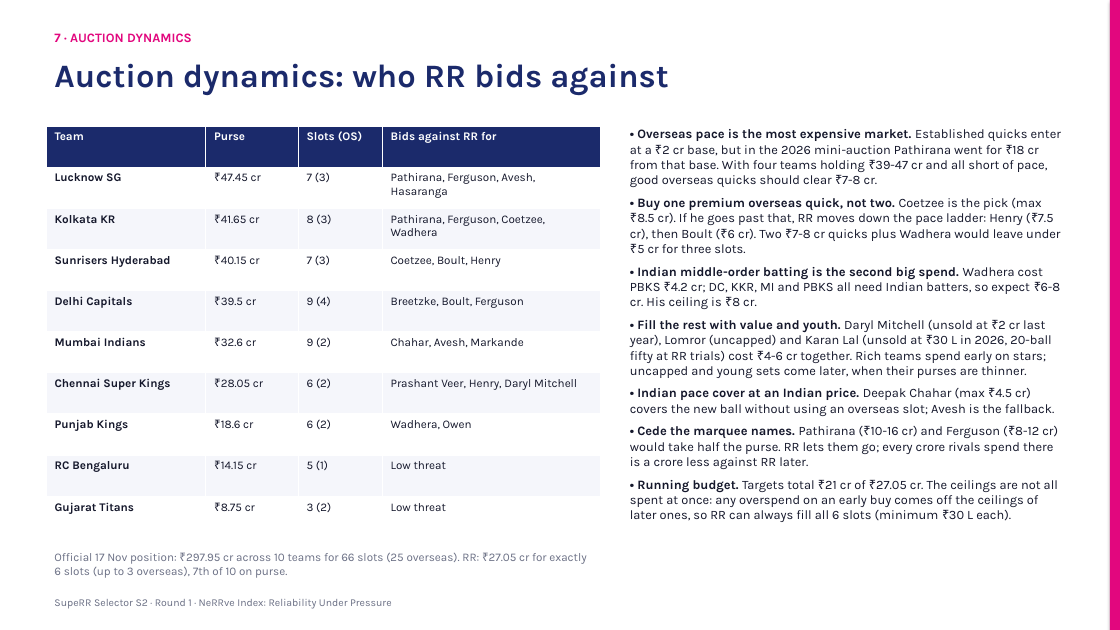
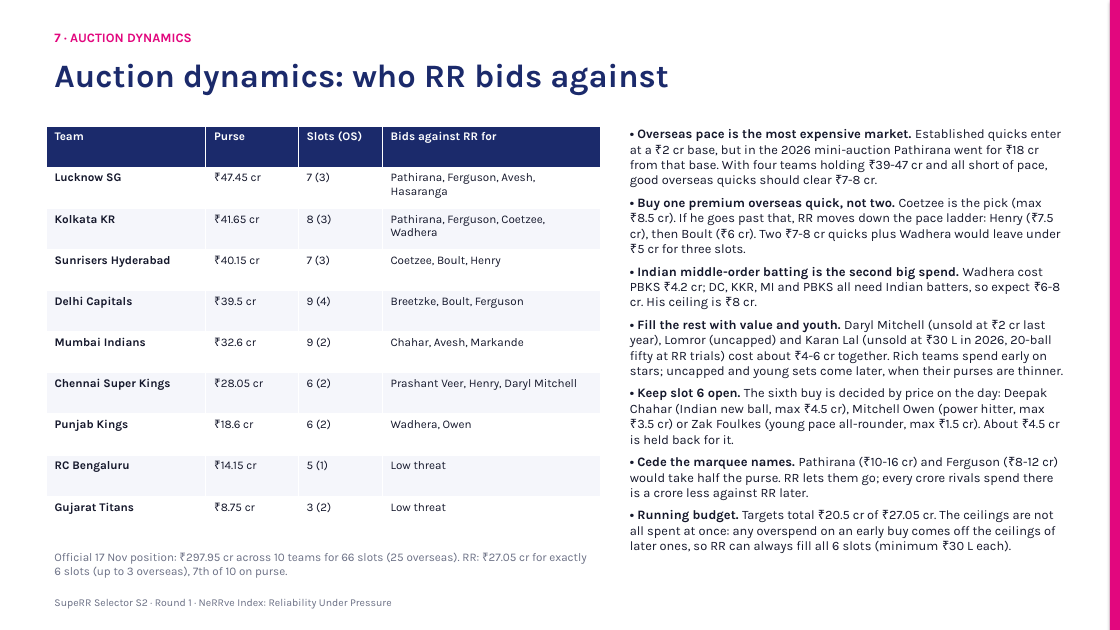
Before and after one commit to KoduruChandrasekhar/RRAuction-, a slide deck: slide 13 of submission/NeRRve_Deck.pptx. Drawn at 1120x630 pixels with LibreOffice and Linux fonts; fonts in the diff are those of the drawing. Boxes give left, top, right and bottom in pixels: in the first picture for what was removed or moved away, otherwise in the second. Text is boxed around its words. In the diff, an @@ line names an element or a change of style, - is before the commit and + after.

```diff
--- a/submission/NeRRve_Deck.pptx
+++ b/submission/NeRRve_Deck.pptx
@@ text at [630,320,1063,444]: text changed @@
-• Fill the rest with value and youth. Daryl Mitchell (unsold at ₹2 cr last year), Lomror (uncapped) and Karan Lal (unsold at ₹30 L in 2026, 20-ball fifty at RR trials) cost ₹4-6 cr together. Rich teams spend early on stars; uncapped and young sets come later, when their purses are thinner.
-• Indian pace cover at an Indian price. Deepak Chahar (max ₹4.5 cr) covers the new ball without using an overseas slot; Avesh is the fallback.
+• Fill the rest with value and youth. Daryl Mitchell (unsold at ₹2 cr last year), Lomror (uncapped) and Karan Lal (unsold at ₹30 L in 2026, 20-ball fifty at RR trials) cost about ₹4-6 cr together. Rich teams spend early on stars; uncapped and young sets come later, when their purses are thinner.
+• Keep slot 6 open. The sixth buy is decided by price on the day: Deepak Chahar (Indian new ball, max ₹4.5 cr), Mitchell Owen (power hitter, max ₹3.5 cr) or Zak Foulkes (young pace all-rounder, max ₹1.5 cr). About ₹4.5 cr is held back for it.
@@ text at [630,510,1055,553]: text changed @@
-• Running budget. Targets total ₹21 cr of ₹27.05 cr. The ceilings are not all spent at once: any overspend on an early buy comes off the ceilings of later ones, so RR can always fill all 6 slots (minimum ₹30 L each).
+• Running budget. Targets total ₹20.5 cr of ₹27.05 cr. The ceilings are not all spent at once: any overspend on an early buy comes off the ceilings of later ones, so RR can always fill all 6 slots (minimum ₹30 L each).
```
Also in this commit, not shown: 8 other slides changed, 7 other files.
